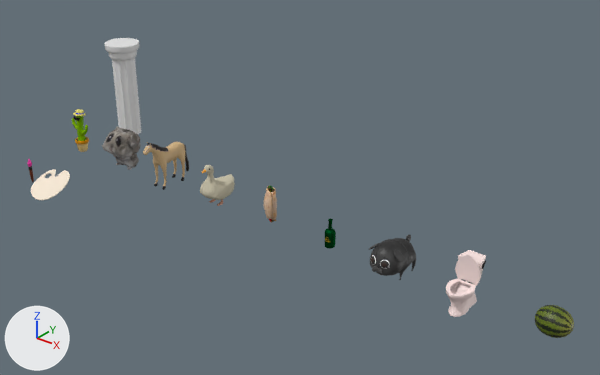
What one commit did to the Blender file External/Models.blend.
Rendered twice from a camera (50 mm lens) standing at (21.04, -13.03, 10.7) and looking at (8.67, 2.43, 1.11). The lights are fixed; the arrows at lower left show +X, +Y and +Z. The older version comes first.

Before the edit, the objects in view are built like this:
```python
me_paintable_funnyhorse_lod0 = bpy.data.meshes.new('Paintable_FunnyHorse_LOD0')
me_paintable_funnyhorse_lod0.from_pydata(...)  # 744 vertices, 1457 faces; spans x -0.24..0.25, y -0.84..0.85, z -0.01..1.53
me_paintable_funnyhorse_lod0.materials.append(mat_paintable_funnyhorse_01)  # picture img_paintable_funnyhorse_png
me_paintable_watermelon_lod0 = bpy.data.meshes.new('Paintable_Watermelon_LOD0')
me_paintable_watermelon_lod0.from_pydata(...)  # 482 vertices, 512 faces; spans x -0.399..0.433, y -0.344..0.344, z -0.035..0.635
me_paintable_watermelon_lod0.materials.append(mat_paintable_watermelon)  # picture img_paintable_watermelon_pixelated_png
me_prop_pillar_01_lod0 = bpy.data.meshes.new('Prop_Pillar_01_LOD0')
me_prop_pillar_01_lod0.from_pydata(...)  # 312 vertices, 620 faces; spans x -0.561..0.55, y -0.558..0.553, z -0.509..-0.011
me_prop_pillar_01_lod0.materials.append(mat_prop_pillar)  # white #e7e7e7
ob_paintable_funnyhorse_lod0 = bpy.data.objects.new('Paintable_FunnyHorse_LOD0', me_paintable_funnyhorse_lod0)
ob_paintable_funnyhorse_lod0.parent = ob_paintable_funnyhorse
ob_paintable_funnyhorse_lod0.matrix_parent_inverse = Matrix(((1.0, 0.0, 0.0, -3.0), (0.0, 1.0, 0.0, -2.0), (0.0, 0.0, 1.0, 0.0), (0.0, 0.0, 0.0, 1.0)))
ob_paintable_funnyhorse_lod0.location = (3.0, 2.0, 0.0)
ob_paintable_watermelon_lod0 = bpy.data.objects.new('Paintable_Watermelon_LOD0', me_paintable_watermelon_lod0)
ob_paintable_watermelon_lod0.parent = ob_paintable_watermelon
ob_paintable_watermelon_lod0.location = (0.0, 0.0, 0.0)
ob_prop_pillar_01_lod0 = bpy.data.objects.new('Prop_Pillar_01_LOD0', me_prop_pillar_01_lod0)
ob_prop_pillar_01_lod0.parent = ob_prop_pillar_01
ob_prop_pillar_01_lod0.location = (0.0, 0.0, 0.0)
# also in view: 'Paintable_Toilet_LOD0' at (14.0, 1.63, 0.66); 'Paintable_CuteHamster_LOD0' at (2.0, 2.01, 0.66); 'Paintable_Cactus_LOD0' at (-0.01, 2.01, 0.69); 'Paintable_PugDog_LOD0' at (12.0, 1.85, 0.49); 'Paintable_Goose_LOD0' at (6.0, 2.05, 0.63)
```
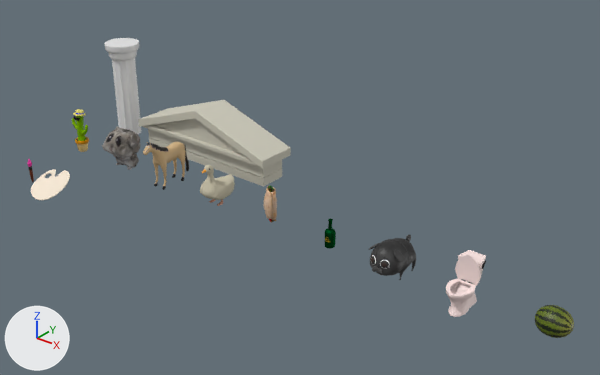
Where the change shows, as pixel boxes [x1, y1, x2, y2] in the pictures (600 x 375 px):
'Prop_Roof_LOD0', added
    after: [138, 100, 291, 186]

Diff of the bpy script that builds the scene:
```diff
--- a/External/Models.blend.py
+++ b/External/Models.blend.py
@@ mat_prop_roof @@
+mat_prop_roof = principled_material('Prop_Roof')
+mat_prop_roof.base_color = (0.612, 0.592, 0.494)  # light grey #cdcabb
+mat_prop_roof.roughness = 0.9
+mat_prop_roof.specular_ior_level = 1.0
+mat_prop_roof.specular_tint = (0.5, 0.5, 0.5)  # grey #bcbcbc
@@ me_prop_roof_lod0 @@
+me_prop_roof_lod0.from_pydata(...)  # 153 vertices, 286 faces; spans x -2.66..2.66, y -0.67..0.62, z 0.0..1.86
+me_prop_roof_lod0.materials.append(mat_prop_roof)  # light grey #cdcabb
@@ ob_prop_roof_lod0 @@
+ob_prop_roof_lod0 = bpy.data.objects.new('Prop_Roof_LOD0', me_prop_roof_lod0)
+ob_prop_roof_lod0.parent = ob_prop_roof
+ob_prop_roof_lod0.location = (0.0, 0.0, 0.0)
@@ ob_prop_roof @@
+ob_prop_roof = bpy.data.objects.new('Prop_Roof', None)
+ob_prop_roof.location = (3.89, 4.028, 0.0114)
```
